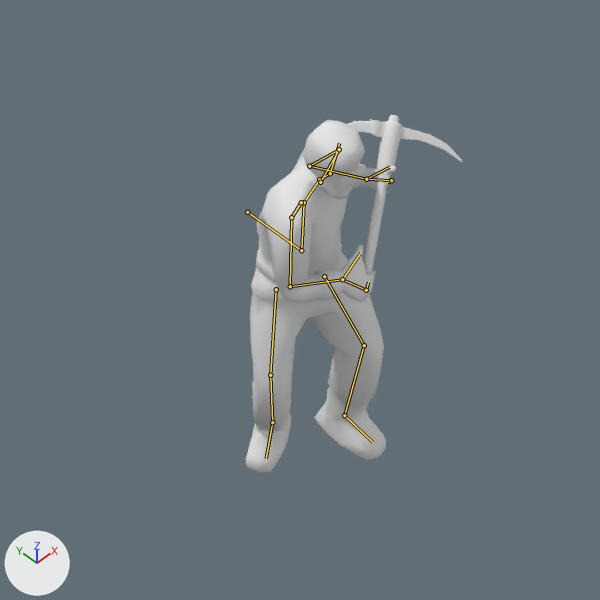
Two versions of the Blender file materials/models/player_new_new/player.blend, one commit apart.
Before and after are seen from the file's camera 'Camera South West'. Arrows for +X, +Y and +Z are at lower left; the lights stay in place. Both versions are drawn at frame 3 of the action 'ArmatureAction'; the numbers are the values there. The bones that bend it are drawn over the model as lines.

Names of what the first picture shows: 'Axe-Pick', 'lumberJack'.
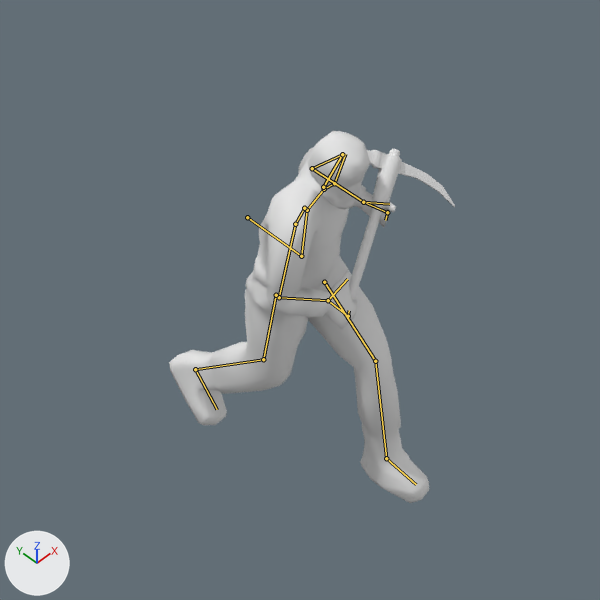
Patch to the scene script:
```diff
--- a/materials/models/player_new_new/player.blend.py
+++ b/materials/models/player_new_new/player.blend.py
@@ bone_base @@
 bone_base = bpy.data.objects['Armature'].pose.bones['Base']
-bone_base.location = (0.0, 0.0, 0.21)
+bone_base.location = (0.0, 0.0, 0.32)
@@ bone_stomach @@
 bone_stomach = bpy.data.objects['Armature'].pose.bones['Stomach']  # child of 'Base'
-bone_stomach.rotation_quaternion = (0.992, 0.126, 0.0, 0.0)  # degrees (15, 0, 0)
+bone_stomach.rotation_quaternion = (0.988, 0.156, 0.0, 0.0)  # degrees (18, 0, 0)
@@ bone_chest @@
 bone_chest = bpy.data.objects['Armature'].pose.bones['Chest']  # child of 'Stomach'
-bone_chest.rotation_quaternion = (0.999, 0.05, 0.0, 0.0)  # degrees (6, 0, 0)
+bone_chest.rotation_quaternion = (0.999, 0.038, 0.0, 0.0)  # degrees (4, 0, 0)
@@ bone_bone @@
 bone_bone = bpy.data.objects['Armature'].pose.bones['Bone']  # child of 'Chest'
-bone_bone.location = (0.08, 0.04, -0.2)
+bone_bone.location = (0.02, 0.06, -0.22)
@@ bone_bone_002 @@
 bone_bone_002 = bpy.data.objects['Armature'].pose.bones['Bone.002']  # child of 'Bone.001'
-bone_bone_002.rotation_quaternion = (0.471, 0.863, -0.179, 0.024)  # degrees (125, -12, -17)
+bone_bone_002.rotation_quaternion = (0.603, 0.794, -0.078, 0.009)  # degrees (106, -6, -7)
@@ bone_bone_004 @@
 bone_bone_004 = bpy.data.objects['Armature'].pose.bones['Bone.004']  # child of 'Bone.003'
-bone_bone_004.rotation_quaternion = (0.785, 0.0, 0.0, -0.62)  # degrees (0, 0, -77)
+bone_bone_004.rotation_quaternion = (0.814, 0.0, 0.0, -0.581)  # degrees (0, 0, -71)
@@ bone_bone_006 @@
 bone_bone_006 = bpy.data.objects['Armature'].pose.bones['Bone.006']  # child of 'Chest'
-bone_bone_006.location = (-0.02, 0.05, -0.11)
+bone_bone_006.location = (0.04, 0.07, -0.13)
@@ bone_bone_007 @@
 bone_bone_007 = bpy.data.objects['Armature'].pose.bones['Bone.007']  # child of 'Bone.006'
-bone_bone_007.rotation_quaternion = (0.79, 0.213, 0.0, 0.575)  # degrees (20, -14, 70)
+bone_bone_007.rotation_quaternion = (0.836, 0.141, -0.05, 0.529)  # degrees (11, -13, 63)
@@ bone_thigh @@
 bone_thigh = bpy.data.objects['Armature'].pose.bones['Thigh']  # child of 'Pelvis'
-bone_thigh.rotation_quaternion = (0.968, 0.172, -0.179, 0.041)  # degrees (20, -21, 1)
+bone_thigh.rotation_quaternion = (0.94, 0.341, -0.013, -0.001)  # degrees (40, -1, -1)
@@ bone_lowering_leg @@
 bone_lowering_leg = bpy.data.objects['Armature'].pose.bones['Lowering Leg']  # child of 'Thigh'
-bone_lowering_leg.rotation_quaternion = (0.922, -0.289, 0.259, -0.01)  # degrees (-38, 28, -11)
+bone_lowering_leg.rotation_quaternion = (0.929, -0.275, 0.24, -0.06)  # degrees (-36, 24, -15)
@@ bone_foot @@
 bone_foot = bpy.data.objects['Armature'].pose.bones['Foot']  # child of 'Lowering Leg'
-bone_foot.rotation_quaternion = (0.997, 0.079, 0.0, 0.0)  # degrees (9, 0, 0)
+bone_foot.rotation_quaternion = (0.979, -0.1, -0.016, 0.179)  # degrees (-12, 0, 21)
@@ bone_thigh_001 @@
 bone_thigh_001 = bpy.data.objects['Armature'].pose.bones['Thigh.001']  # child of 'Pelvis'
-bone_thigh_001.rotation_quaternion = (0.912, 0.126, 0.387, -0.061)  # degrees (15, 46, -1)
+bone_thigh_001.rotation_quaternion = (0.998, -0.057, 0.008, -0.005)  # degrees (-7, 1, -1)
```

Pixel boxes [x1, y1, x2, y2] of what changed, in the pictures (600 x 600 px):
'lumberJack', posed (73% wider)
    before: [246, 120, 396, 473]
    after: [169, 131, 429, 503]
'Axe-Pick', posed
    before: [347, 115, 463, 301]
    after: [338, 149, 455, 329]
bone 'Base', root to tip
    before: (247, 212) to (301, 250)
    after: (247, 217) to (301, 256)
bone 'Stomach', root to tip
    before: (301, 250) to (304, 202)
    after: (301, 256) to (307, 210)
bone 'Chest', root to tip
    before: (304, 202) to (319, 179)
    after: (307, 210) to (324, 189)
bone 'Bone', root to tip
    before: (320, 182) to (339, 149)
    after: (323, 187) to (342, 154)
bone 'Bone.002', root to tip
    before: (309, 166) to (366, 179)
    after: (312, 168) to (363, 202)
bone 'Bone.004', root to tip
    before: (391, 180) to (387, 182)
    after: (387, 212) to (385, 220)
bone 'Bone.006', root to tip
    before: (301, 202) to (291, 217)
    after: (304, 208) to (295, 224)
bone 'Bone.007', root to tip
    before: (291, 217) to (290, 286)
    after: (295, 224) to (279, 297)
bone 'Thigh', root to tip
    before: (324, 276) to (364, 345)
    after: (324, 282) to (375, 361)
bone 'Lowering Leg', root to tip
    before: (364, 345) to (344, 415)
    after: (375, 361) to (386, 458)
bone 'Foot', root to tip
    before: (344, 415) to (373, 442)
    after: (386, 458) to (416, 484)
bone 'Thigh.001', root to tip
    before: (276, 289) to (270, 375)
    after: (276, 295) to (263, 359)
